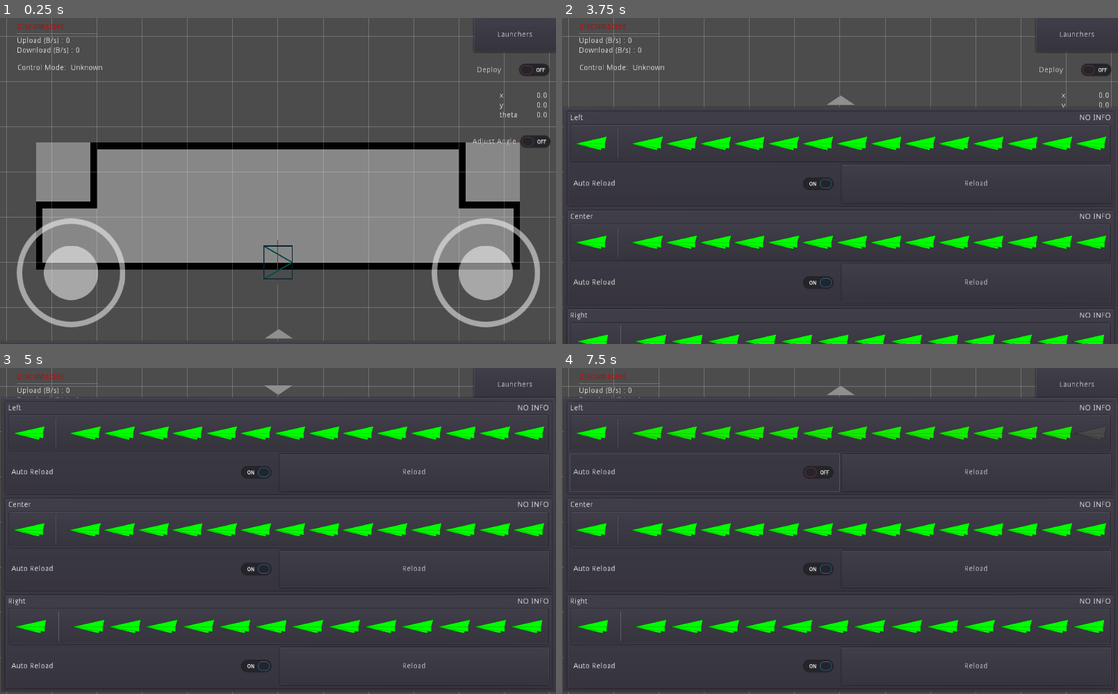
Above: before the commit, frames 1-4 (two rows, left to right).
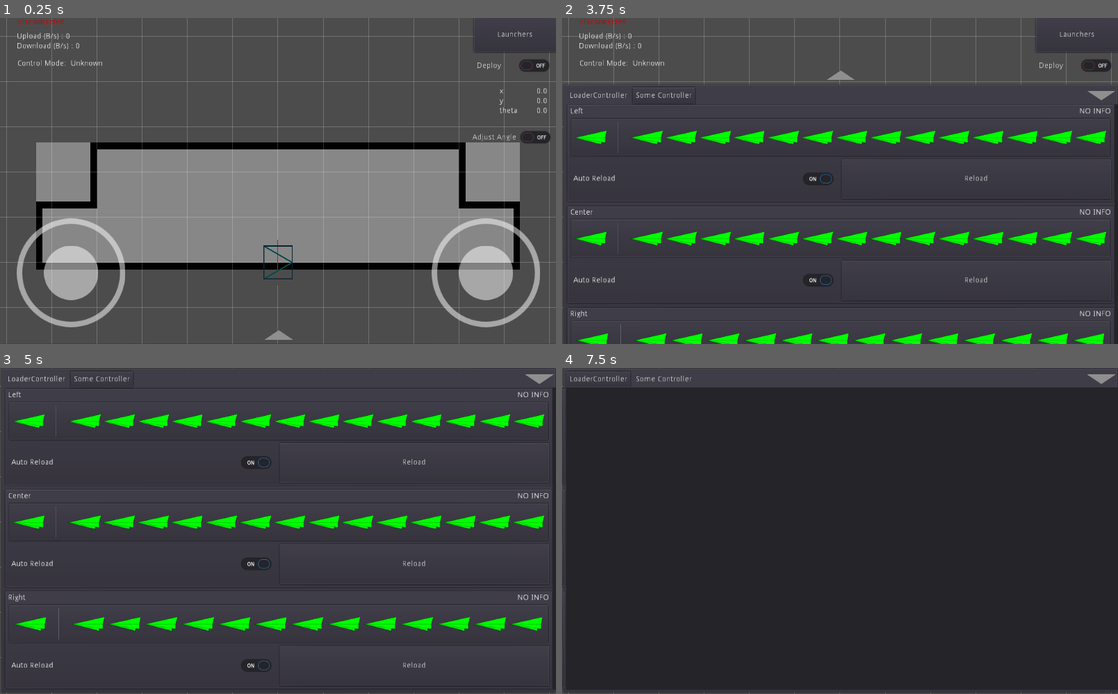
Above: after the commit, the same moments.

Repository: omuct-robotclub/nhk-2022-team-a-controller
Game: Godot game, scene res://scenes/main.tscn
The game is run twice, just before and just after one commit, with the same random seed, the same clock (stepped at 60 frames per second) and the same inputs.
Inputs (mouse positions are in pixels of both pictures, inside the frame that each line leads up to):
- Up to frame 1 (0.25 s): no input
- Up to frame 2 (3.75 s): click "Launchers" at 0.5 s; click "Left" at 1.25 s; click "Center" at 2 s; click "Right" at 2.75 s; click (840, 334) at 3.52 s
- Up to frame 3 (5 s): click (38, 381) at 4.25 s, where only the run after the commit has a clickable "LoaderController"
- Up to frame 4 (7.5 s): click (662, 381) at 5 s, where only the run after the commit has a clickable "Some Controller"; click "Deploy" at 5.75 s; click "Adjust Angle" at 6.5 s; click (706, 472) at 7.25 s, where only the run before the commit has a clickable "Auto Reload"

The runs differ from the first frame. In frame 1, 1.3% of the frame differs, in the area x 1-99%, y 0-100%; in frame 2, 8.8%; in frame 3, 12%; in frame 4, 52%, in the area x 0-100%, y 0-100%.

Commit message:
add tab system

Diff:
--- /dev/null
+++ b/images/arrow.svg
@@ -0,0 +1,62 @@
+<?xml version="1.0" encoding="UTF-8" standalone="no"?>
+<!-- Created with Inkscape (http://www.inkscape.org/) -->
+
+<svg
+   width="86.602539mm"
+   height="100mm"
+   viewBox="0 0 86.602539 100"
+   version="1.1"
+   id="svg5"
+   inkscape:version="1.2.1 (9c6d41e410, 2022-07-14, custom)"
+   sodipodi:docname="arrow.svg"
+   xmlns:inkscape="http://www.inkscape.org/namespaces/inkscape"
+   xmlns:sodipodi="http://sodipodi.sourceforge.net/DTD/sodipodi-0.dtd"
+   xmlns="http://www.w3.org/2000/svg"
+   xmlns:svg="http://www.w3.org/2000/svg">
+  <sodipodi:namedview
+     id="namedview7"
+     pagecolor="#ffffff"
+     bordercolor="#666666"
+     borderopacity="1.0"
+     inkscape:showpageshadow="2"
+     inkscape:pageopacity="0"
+     inkscape:pagecheckerboard="true"
+     inkscape:deskcolor="#d1d1d1"
+     inkscape:document-units="mm"
+     showgrid="false"
+     inkscape:zoom="0.5946522"
+     inkscape:cx="42.041381"
+     inkscape:cy="195.07201"
+     inkscape:window-width="1920"
+     inkscape:window-height="1028"
+     inkscape:window-x="0"
+     inkscape:window-y="0"
+     inkscape:window-maximized="1"
+     inkscape:current-layer="layer1" />
+  <defs
+     id="defs2" />
+  <g
+     inkscape:label="Layer 1"
+     inkscape:groupmode="layer"
+     id="layer1"
+     transform="translate(-13.39746)">
+    <path
+       sodipodi:type="star"
+       style="fill:#b3b3b3;fill-opacity:1;stroke-width:0.264583"
+       id="path111"
+       inkscape:flatsided="false"
+       sodipodi:sides="3"
+       sodipodi:cx="17.779293"
+       sodipodi:cy="41.269272"
+       sodipodi:r1="44.054493"
+       sodipodi:r2="22.027246"
+       sodipodi:arg1="1.0471976"
+       sodipodi:arg2="2.0943951"
+       inkscape:rounded="0"
+       inkscape:randomized="0"
+       d="M 39.806538,79.421583 6.7656699,60.345427 -26.2752,41.26927 6.7656698,22.193117 39.806541,3.1169629 l -1e-6,38.1523091 z"
+       inkscape:transform-center-x="14.433757"
+       transform="matrix(1.3105366,0,0,1.3105366,47.832071,-4.0848913)"
+       inkscape:transform-center-y="-1.3970293e-06" />
+  </g>
+</svg>
--- a/project.godot
+++ b/project.godot
@@ -38,6 +38,11 @@
 "class": "RosBridge",
 "language": "GDScript",
 "path": "res://scripts/rosbridge.gd"
+}, {
+"base": "Container",
+"class": "ScrollTabContainer",
+"language": "GDScript",
+"path": "res://scripts/scroll_tab_container.gd"
 }, {
 "base": "Sprite",
 "class": "Spot",
@@ -71,6 +76,7 @@
 "Robot": "",
 "RobotVisualizer": "",
 "RosBridge": "",
+"ScrollTabContainer": "",
 "Spot": "",
 "TFFrame": "",
 "Transport": "",
--- /dev/null
+++ b/scenes/control_panel.tscn
@@ -0,0 +1,152 @@
+[gd_scene load_steps=9 format=2]
+
+[ext_resource path="res://scripts/ui/bottom_panel_controller.gd" type="Script" id=1]
+[ext_resource path="res://images/expand_button.svg" type="Texture" id=2]
+[ext_resource path="res://scenes/loader_controller_panel.tscn" type="PackedScene" id=3]
+[ext_resource path="res://scripts/scroll_tab_container.gd" type="Script" id=4]
+
+[sub_resource type="Animation" id=1]
+resource_name = "OpenAnim"
+length = 0.25
+tracks/0/type = "value"
+tracks/0/path = NodePath(".:anchor_top")
+tracks/0/interp = 2
+tracks/0/loop_wrap = true
+tracks/0/imported = false
+tracks/0/enabled = true
+tracks/0/keys = {
+"times": PoolRealArray( 0, 0.2 ),
+"transitions": PoolRealArray( 1, 1 ),
+"update": 0,
+"values": [ 0.0, -1.0 ]
+}
+tracks/1/type = "value"
+tracks/1/path = NodePath(".:anchor_bottom")
+tracks/1/interp = 2
+tracks/1/loop_wrap = true
+tracks/1/imported = false
+tracks/1/enabled = true
+tracks/1/keys = {
+"times": PoolRealArray( 0, 0.2 ),
+"transitions": PoolRealArray( 1, 1 ),
+"update": 0,
+"values": [ 1.0, 0.0 ]
+}
+
+[sub_resource type="InputEventAction" id=2]
+action = "toggle_open"
+
+[sub_resource type="ShortCut" id=3]
+shortcut = SubResource( 2 )
+
+[sub_resource type="StyleBoxFlat" id=4]
+bg_color = Color( 0.25098, 0.243137, 0.282353, 1 )
+
+[node name="ControlPanel" type="Control"]
+anchor_right = 1.0
+anchor_bottom = 1.0
+script = ExtResource( 1 )
+
+[node name="OpenAnim" type="AnimationPlayer" parent="."]
+unique_name_in_owner = true
+anims/OpenAnim = SubResource( 1 )
+
+[node name="OpenButton" type="TextureButton" parent="."]
+unique_name_in_owner = true
+anchor_left = 0.5
+anchor_right = 0.5
+margin_left = -64.0
+margin_top = -32.0
+margin_right = 64.0
+focus_mode = 0
+size_flags_horizontal = 4
+enabled_focus_mode = 0
+shortcut = SubResource( 3 )
+texture_normal = ExtResource( 2 )
+expand = true
+stretch_mode = 3
+
+[node name="PanelContainer" type="PanelContainer" parent="."]
+anchor_right = 1.0
+anchor_bottom = 1.0
+
+[node name="TabControlPanel" type="VBoxContainer" parent="PanelContainer"]
+unique_name_in_owner = true
+margin_left = 7.0
+margin_top = 7.0
+margin_right = 1017.0
+margin_bottom = 593.0
+size_flags_horizontal = 3
+size_flags_vertical = 3
+custom_constants/separation = 0
+
+[node name="PanelContainer" type="PanelContainer" parent="PanelContainer/TabControlPanel"]
+margin_right = 1010.0
+margin_bottom = 30.0
+custom_styles/panel = SubResource( 4 )
+
+[node name="HBoxContainer" type="HBoxContainer" parent="PanelContainer/TabControlPanel/PanelContainer"]
+margin_right = 1010.0
+margin_bottom = 30.0
+
+[node name="Tabs" type="HBoxContainer" parent="PanelContainer/TabControlPanel/PanelContainer/HBoxContainer"]
+unique_name_in_owner = true
+margin_right = 237.0
+margin_bottom = 30.0
+rect_min_size = Vector2( 0, 30 )
+
+[node name="Button" type="Button" parent="PanelContainer/TabControlPanel/PanelContainer/HBoxContainer/Tabs"]
+margin_right = 118.0
+margin_bottom = 30.0
+focus_mode = 0
+enabled_focus_mode = 0
+text = "LoaderController"
+flat = true
+
+[node name="Button2" type="Button" parent="PanelContainer/TabControlPanel/PanelContainer/HBoxContainer/Tabs"]
+margin_left = 122.0
+margin_right = 237.0
+margin_bottom = 30.0
+focus_mode = 0
+enabled_focus_mode = 0
+text = "Some Controller"
+
+[node name="CloseButton" type="TextureButton" parent="PanelContainer/TabControlPanel/PanelContainer/HBoxContainer"]
+unique_name_in_owner = true
+margin_left = 960.0
+margin_right = 1010.0
+margin_bottom = 30.0
+rect_min_size = Vector2( 50, 30 )
+focus_mode = 0
+size_flags_horizontal = 10
+enabled_focus_mode = 0
+texture_normal = ExtResource( 2 )
+expand = true
+stretch_mode = 3
+flip_v = true
+
+[node name="ScrollTabContainer" type="Container" parent="PanelContainer/TabControlPanel"]
+unique_name_in_owner = true
+margin_top = 30.0
+margin_right = 1010.0
+margin_bottom = 586.0
+size_flags_horizontal = 3
+size_flags_vertical = 3
+script = ExtResource( 4 )
+transition_speed = 0.2
+
+[node name="LoaderControlPanel" parent="PanelContainer/TabControlPanel/ScrollTabContainer" instance=ExtResource( 3 )]
+margin_left = 0.0
+margin_top = 0.0
+margin_right = 1010.0
+margin_bottom = 556.0
+
+[node name="Panel2" type="Panel" parent="PanelContainer/TabControlPanel/ScrollTabContainer"]
+margin_left = 1010.0
+margin_right = 2020.0
+margin_bottom = 556.0
+
+[node name="Panel" type="Panel" parent="PanelContainer/TabControlPanel/ScrollTabContainer"]
+margin_left = 2020.0
+margin_right = 3030.0
+margin_bottom = 556.0
--- a/scenes/launcher_control_panel.tscn
+++ /dev/null
@@ -1,128 +0,0 @@
-[gd_scene load_steps=7 format=2]
-
-[ext_resource path="res://scripts/ui/bottom_panel_controller.gd" type="Script" id=1]
-[ext_resource path="res://images/expand_button.svg" type="Texture" id=2]
-[ext_resource path="res://scenes/loader_controller.tscn" type="PackedScene" id=3]
-
-[sub_resource type="Animation" id=1]
-resource_name = "ExpandAnim"
-length = 0.25
-tracks/0/type = "value"
-tracks/0/path = NodePath(".:anchor_top")
-tracks/0/interp = 2
-tracks/0/loop_wrap = true
-tracks/0/imported = false
-tracks/0/enabled = true
-tracks/0/keys = {
-"times": PoolRealArray( 0, 0.2 ),
-"transitions": PoolRealArray( 1, 1 ),
-"update": 0,
-"values": [ 1.0, 0.1 ]
-}
-tracks/1/type = "value"
-tracks/1/path = NodePath(".:anchor_bottom")
-tracks/1/interp = 2
-tracks/1/loop_wrap = true
-tracks/1/imported = false
-tracks/1/enabled = true
-tracks/1/keys = {
-"times": PoolRealArray( 0, 0.2 ),
-"transitions": PoolRealArray( 1, 1 ),
-"update": 0,
-"values": [ 2.0, 1.0 ]
-}
-tracks/2/type = "value"
-tracks/2/path = NodePath("Base/ExpandButton:rect_rotation")
-tracks/2/interp = 1
-tracks/2/loop_wrap = true
-tracks/2/imported = false
-tracks/2/enabled = true
-tracks/2/keys = {
-"times": PoolRealArray( 0, 0.2 ),
-"transitions": PoolRealArray( 1, 1 ),
-"update": 0,
-"values": [ 0.0, -180.0 ]
-}
-
-[sub_resource type="InputEventAction" id=2]
-action = "toggle_open"
-
-[sub_resource type="ShortCut" id=3]
-shortcut = SubResource( 2 )
-
-[node name="LauncherControlPanel" type="Control"]
-anchor_top = 1.0
-anchor_right = 1.0
-anchor_bottom = 2.0
-margin_top = 0.199997
-script = ExtResource( 1 )
-
-[node name="ExpandAnim" type="AnimationPlayer" parent="."]
-unique_name_in_owner = true
-anims/ExpandAnim = SubResource( 1 )
-
-[node name="Base" type="VBoxContainer" parent="."]
-unique_name_in_owner = true
-anchor_right = 1.0
-anchor_bottom = 1.0
-margin_top = -30.0
-margin_bottom = -0.200012
-custom_constants/separation = 0
-
-[node name="ExpandButton" type="Button" parent="Base"]
-unique_name_in_owner = true
-margin_left = 312.0
-margin_right = 712.0
-margin_bottom = 24.0
-rect_min_size = Vector2( 400, 0 )
-rect_pivot_offset = Vector2( 200, 12 )
-focus_mode = 0
-size_flags_horizontal = 4
-enabled_focus_mode = 0
-shortcut = SubResource( 3 )
-icon = ExtResource( 2 )
-flat = true
-icon_align = 1
-
-[node name="PanelContainer" type="PanelContainer" parent="Base"]
-unique_name_in_owner = true
-margin_top = 24.0
-margin_right = 1024.0
-margin_bottom = 629.0
-size_flags_vertical = 3
-
-[node name="MarginContainer" type="MarginContainer" parent="Base/PanelContainer"]
-unique_name_in_owner = true
-margin_left = 7.0
-margin_top = 7.0
-margin_right = 1017.0
-margin_bottom = 598.0
-
-[node name="HBoxContainer" type="HBoxContainer" parent="Base/PanelContainer/MarginContainer"]
-margin_right = 1010.0
-margin_bottom = 591.0
-
-[node name="VBoxContainer3" type="VBoxContainer" parent="Base/PanelContainer/MarginContainer/HBoxContainer"]
-margin_right = 1010.0
-margin_bottom = 591.0
-size_flags_horizontal = 3
-
-[node name="Left" parent="Base/PanelContainer/MarginContainer/HBoxContainer/VBoxContainer3" instance=ExtResource( 3 )]
-margin_right = 1010.0
-margin_bottom = 194.0
-loader_name = "Left"
-
-[node name="Center" parent="Base/PanelContainer/MarginContainer/HBoxContainer/VBoxContainer3" instance=ExtResource( 3 )]
-margin_top = 198.0
-margin_right = 1010.0
-margin_bottom = 392.0
-loader_idx = 1
-loader_name = "Center"
-
-[node name="Right" parent="Base/PanelContainer/MarginContainer/HBoxContainer/VBoxContainer3" instance=ExtResource( 3 )]
-margin_top = 396.0
-margin_right = 1010.0
-margin_bottom = 591.0
-loader_idx = 2
-loader_name = "Right"
-max_ammo = 13
--- a/scenes/loader_controller.tscn
+++ b/scenes/loader_controller.tscn
@@ -13,6 +13,7 @@
 [node name="Control" type="PanelContainer"]
 margin_right = 196.0
 margin_bottom = 71.0
+mouse_filter = 1
 size_flags_horizontal = 3
 size_flags_vertical = 3
 script = ExtResource( 3 )
@@ -32,12 +33,14 @@
 [node name="Name" type="Label" parent="VBoxContainer/HBoxContainer"]
 unique_name_in_owner = true
 margin_bottom = 14.0
+mouse_filter = 1
 
 [node name="Status" type="Label" parent="VBoxContainer/HBoxContainer"]
 unique_name_in_owner = true
 margin_left = 881.0
 margin_right = 939.0
 margin_bottom = 14.0
+mouse_filter = 1
 size_flags_horizontal = 10
 text = "NO INFO"
 
@@ -51,6 +54,7 @@
 [node name="PanelContainer" type="PanelContainer" parent="VBoxContainer/HBoxContainer2"]
 margin_right = 939.0
 margin_bottom = 39.0
+mouse_filter = 1
 size_flags_horizontal = 3
 
 [node name="AmmoIndicator" type="HBoxContainer" parent="VBoxContainer/HBoxContainer2/PanelContainer"]
@@ -80,6 +84,7 @@
 unique_name_in_owner = true
 margin_right = 467.0
 margin_bottom = 40.0
+mouse_filter = 1
 size_flags_horizontal = 3
 pressed = true
 text = "Auto Reload"
@@ -90,5 +95,6 @@
 margin_right = 939.0
 margin_bottom = 40.0
 rect_min_size = Vector2( 0, 40 )
+mouse_filter = 1
 size_flags_horizontal = 3
 text = "Reload"
--- /dev/null
+++ b/scenes/loader_controller_panel.tscn
@@ -0,0 +1,45 @@
+[gd_scene load_steps=3 format=2]
+
+[ext_resource path="res://scenes/loader_controller.tscn" type="PackedScene" id=1]
+
+[sub_resource type="Gradient" id=2]
+colors = PoolColorArray( 1, 0, 0, 1, 0, 1, 0, 1 )
+
+[node name="MarginContainer" type="MarginContainer"]
+margin_left = 7.0
+margin_top = 7.0
+margin_right = 1017.0
+margin_bottom = 598.0
+mouse_filter = 1
+
+[node name="HBoxContainer" type="HBoxContainer" parent="."]
+margin_right = 1010.0
+margin_bottom = 591.0
+
+[node name="VBoxContainer" type="VBoxContainer" parent="HBoxContainer"]
+margin_right = 1010.0
+margin_bottom = 591.0
+size_flags_horizontal = 3
+
+[node name="Left" parent="HBoxContainer/VBoxContainer" instance=ExtResource( 1 )]
+margin_right = 1010.0
+margin_bottom = 194.0
+loader_name = "Left"
+reload_progress_color = SubResource( 2 )
+
+[node name="Center" parent="HBoxContainer/VBoxContainer" instance=ExtResource( 1 )]
+margin_top = 198.0
+margin_right = 1010.0
+margin_bottom = 392.0
+loader_idx = 1
+loader_name = "Center"
+reload_progress_color = SubResource( 2 )
+
+[node name="Right" parent="HBoxContainer/VBoxContainer" instance=ExtResource( 1 )]
+margin_top = 396.0
+margin_right = 1010.0
+margin_bottom = 591.0
+loader_idx = 2
+loader_name = "Right"
+max_ammo = 13
+reload_progress_color = SubResource( 2 )
--- a/scenes/ui.tscn
+++ b/scenes/ui.tscn
@@ -2,7 +2,7 @@
 
 [ext_resource path="res://thirdparty/joystick/virtual_joystick.tscn" type="PackedScene" id=1]
 [ext_resource path="res://scripts/ui/ui.gd" type="Script" id=2]
-[ext_resource path="res://scenes/launcher_control_panel.tscn" type="PackedScene" id=3]
+[ext_resource path="res://scenes/control_panel.tscn" type="PackedScene" id=3]
 [ext_resource path="res://scripts/ui/net_stat_indicator.gd" type="Script" id=4]
 [ext_resource path="res://scripts/ui/launcher_controller.gd" type="Script" id=5]
 [ext_resource path="res://scripts/deploy_button.gd" type="Script" id=6]
@@ -26,6 +26,7 @@
 script = ExtResource( 2 )
 
 [node name="LeftJoystick" parent="." instance=ExtResource( 1 )]
+unique_name_in_owner = true
 margin_left = 30.0
 margin_top = -230.0
 margin_right = 230.0
@@ -38,6 +39,7 @@
 action_down = "backward"
 
 [node name="RightJoystick" parent="." instance=ExtResource( 1 )]
+unique_name_in_owner = true
 anchor_left = 1.0
 anchor_right = 1.0
 margin_left = -230.0
@@ -53,9 +55,9 @@
 
 [node name="ConnectionIndicator" type="VBoxContainer" parent="."]
 margin_left = 30.0
-margin_top = 10.0
+margin_top = 2.0
 margin_right = 180.0
-margin_bottom = 68.0
+margin_bottom = 60.0
 mouse_filter = 2
 size_flags_horizontal = 2
 size_flags_vertical = 3
@@ -92,9 +94,9 @@
 
 [node name="ControlModeIndicator" type="HBoxContainer" parent="."]
 margin_left = 31.0
-margin_top = 81.0
+margin_top = 73.0
 margin_right = 188.0
-margin_bottom = 105.0
+margin_bottom = 97.0
 mouse_filter = 2
 script = ExtResource( 7 )
 
@@ -115,9 +117,9 @@
 anchor_left = 1.0
 anchor_right = 1.0
 margin_left = -105.0
-margin_top = 137.0
+margin_top = 129.0
 margin_right = -17.0
-margin_bottom = 187.0
+margin_bottom = 179.0
 mouse_filter = 2
 script = ExtResource( 8 )
 
@@ -224,9 +226,9 @@
 anchor_left = 1.0
 anchor_right = 1.0
 margin_left = -153.0
-margin_top = 65.0
+margin_top = 57.0
 margin_right = -2.0
-margin_bottom = 129.0
+margin_bottom = 121.0
 shortcut = SubResource( 2 )
 text = "Deploy"
 script = ExtResource( 6 )
@@ -235,11 +237,12 @@
 anchor_left = 1.0
 anchor_right = 1.0
 margin_left = -161.0
-margin_top = 209.0
-margin_bottom = 249.0
+margin_top = 201.0
+margin_bottom = 241.0
 focus_mode = 0
 enabled_focus_mode = 0
 text = "Adjust Angle"
 
-[node name="LoaderController" parent="." instance=ExtResource( 3 )]
-margin_top = 0.200012
+[node name="ControlPanel" parent="." instance=ExtResource( 3 )]
+margin_top = 600.0
+margin_bottom = 600.0
--- a/scripts/globals.gd
+++ b/scripts/globals.gd
@@ -6,5 +6,6 @@
 
 
 func _ready() -> void:
-    assert(ui != null)
-    assert(visualization != null)
+    pass
+    # assert(ui != null)
+    # assert(visualization != null)
--- /dev/null
+++ b/scripts/scroll_tab_container.gd
@@ -0,0 +1,57 @@
+tool
+extends Container
+class_name ScrollTabContainer
+
+export var current_tab := 0 setget set_current_tab
+export var transition_speed := 0.1
+
+var _current_tab := float(current_tab)
+var _tween: SceneTreeTween
+
+func _ready() -> void:
+    pass
+
+func next_tab() -> void:
+    set_current_tab(current_tab + 1)
+
+func prev_tab() -> void:
+    set_current_tab(current_tab - 1)
+
+func get_control_children() -> Array:
+    var children := []
+    for c in get_children():
+        if c is Control:
+            children.push_back(c)
+    return children
+
+func sort_children(t := float(current_tab)) -> void:
+    var children := get_control_children()
+    _current_tab = t
+
+    for i in children.size():
+        var offset = get_rect().size.x * (i - t)
+        var c := children[i] as Control
+        c.rect_rotation = 0
+        c.rect_position.x = offset
+        c.rect_position.y = 0
+        c.rect_size = rect_size
+        c.rect_scale = Vector2.ONE
+
+func set_current_tab(i: int) -> void:
+    current_tab = clamp(i, 0, get_control_children().size() - 1)
+
+    var transition_time := transition_speed * abs(current_tab - _current_tab)
+
+    if _tween != null:
+        _tween.kill()
+        _tween = null
+
+    _tween = get_tree().create_tween()
+    _tween.tween_method(self, "sort_children", _current_tab, float(current_tab), transition_time) \
+        .set_ease(Tween.EASE_OUT) \
+        .set_trans(Tween.TRANS_CUBIC)
+
+func _notification(what: int) -> void:
+    match what:
+        NOTIFICATION_SORT_CHILDREN:
+            sort_children()
--- a/scripts/ui/bottom_panel_controller.gd
+++ b/scripts/ui/bottom_panel_controller.gd
@@ -1,30 +1,41 @@
 extends Control
 
 
-onready var _expand_button := $"%ExpandButton"
-onready var _expand_anim := $"%ExpandAnim"
+onready var _open_button := $"%OpenButton"
+onready var _close_button := $"%CloseButton"
+onready var _open_anim := $"%OpenAnim"
+onready var _tabs := $"%Tabs"
+onready var _tab_container := $"%ScrollTabContainer"
 
 
-var _is_expanded = false
+var _is_opened = false
 
 
 func _ready():
-    var err := _expand_button.connect("pressed", self, "_on_expand_button_pressed")
+    var err := _open_button.connect("pressed", self, "_open")
+    err = err | _close_button.connect("pressed", self, "_close")
+
+    for i in _tabs.get_child_count():
+        _tabs.get_child(i).connect("pressed", self, "_on_tab_pressed", [i])
+
     assert(err == OK)
 
-func _expand():
-    _expand_anim.play("ExpandAnim")
-    _is_expanded = true
+func _open():
+    _open_anim.play("OpenAnim")
+    _is_opened = true
 
-func _shrink():
-    _expand_anim.play_backwards("ExpandAnim")
-    _is_expanded = false
+func _close():
+    _open_anim.play_backwards("OpenAnim")
+    _is_opened = false
 
-func _toggle_expand():
-    if _is_expanded:
-        _shrink()
+func _toggle():
+    if _is_opened:
+        _open()
     else:
-        _expand()
+        _close()
 
-func _on_expand_button_pressed():
-    _toggle_expand()
+func _on_tab_pressed(idx: int) -> void:
+    for btn in _tabs.get_children():
+        btn.flat = false
+    _tabs.get_child(idx).flat = true
+    _tab_container.current_tab = idx
--- a/scripts/ui/ui.gd
+++ b/scripts/ui/ui.gd
@@ -31,14 +31,14 @@
     add_child(_timer)
     _timer.start()
 
-    err = err || $LeftJoystick.connect("pressed", self, "_on_joystick_pressed")
-    err = err || $RightJoystick.connect("pressed", self, "_on_joystick_pressed")
+    err = err || $"%LeftJoystick".connect("pressed", self, "_on_joystick_pressed")
+    err = err || $"%RightJoystick".connect("pressed", self, "_on_joystick_pressed")
 
     assert(err == OK)
 
     if Input.get_connected_joypads().size() != 0:
-        $LeftJoystick.hide()
-        $RightJoystick.hide()
+        $"%LeftJoystick".hide()
+        $"%RightJoystick".hide()
 
 func _get_linear_input() -> Vector3:
     return Vector3(
--- /dev/null
+++ b/ut_test.tscn
@@ -0,0 +1,18 @@
+[gd_scene load_steps=2 format=2]
+
+[ext_resource path="res://scripts/scroll_tab_container.gd" type="Script" id=1]
+
+[node name="Container" type="Container"]
+anchor_right = 1.0
+anchor_bottom = 1.0
+focus_mode = 2
+script = ExtResource( 1 )
+
+[node name="Button2" type="Button" parent="."]
+margin_right = 1024.0
+margin_bottom = 600.0
+
+[node name="Button" type="Button" parent="."]
+margin_left = 1024.0
+margin_right = 2048.0
+margin_bottom = 600.0
Not shown, added: images/arrow.svg.import
